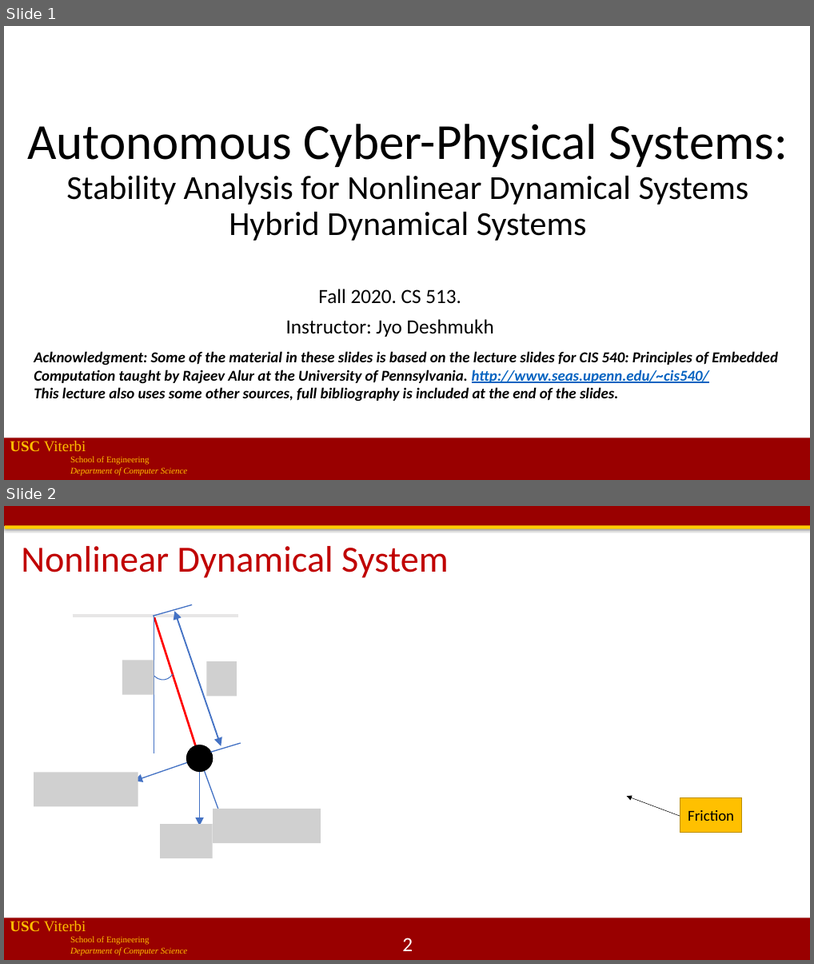
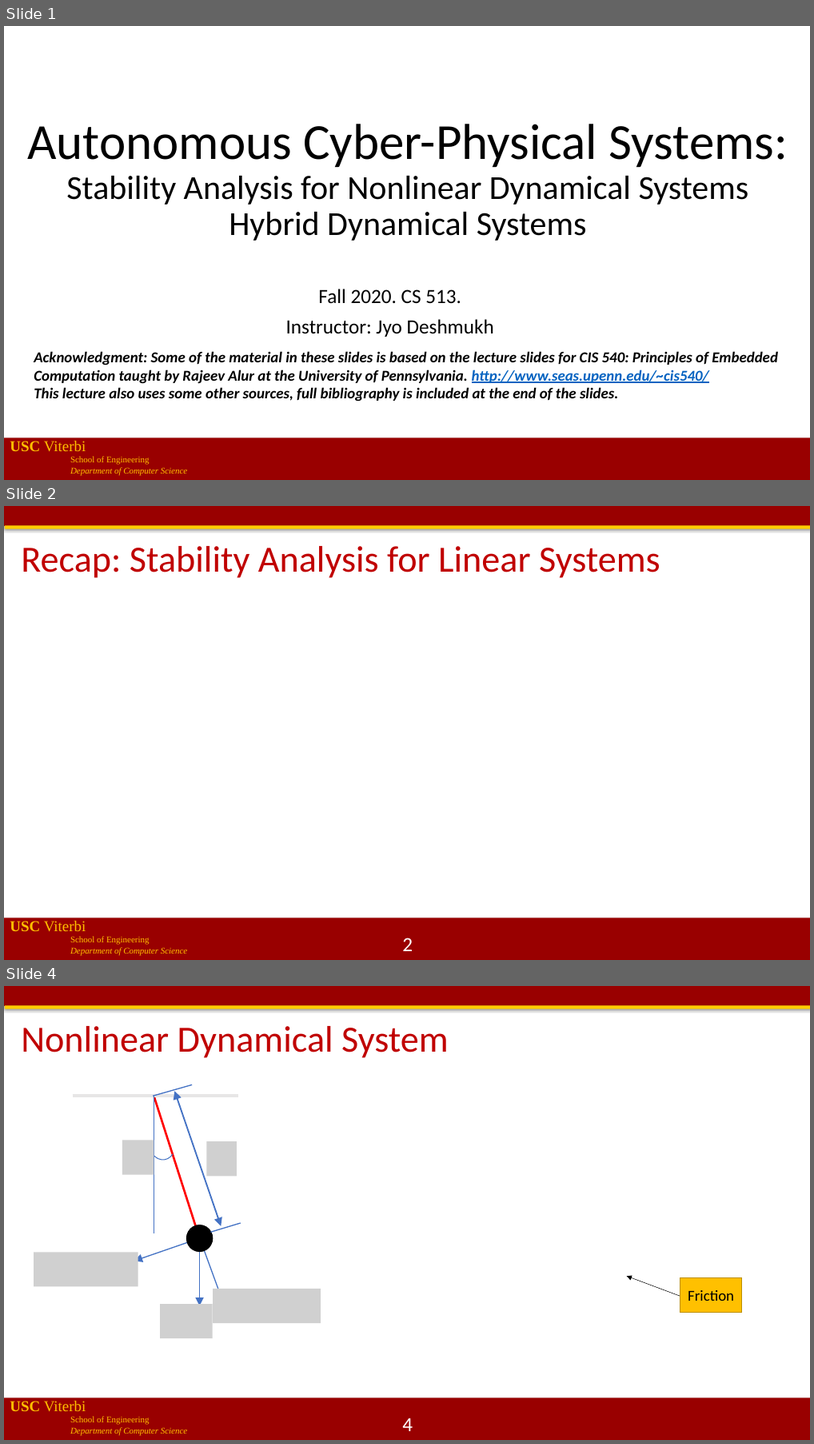
Before and after one commit to jdeshmukh/jdeshmukh.github.io, a slide deck: teaching/cs513-autocps-fall-2020/lecture4-Stability-Hybrid-Systems.pptx. Shown one above the other, each under a label of ours: slides 1 and 2 before the commit, slides 1, 2 and 4 after it; the slides between them are not shown. The pictures are 814x964 and 814x1444 pixels, drawn with LibreOffice and Linux fonts; fonts in the diff are those of the drawing; grey boxes stand for pictures; background and template pictures are left out. Boxes give left, top, right and bottom in pixels: in the first picture for what was removed or moved away, otherwise in the second. Text is boxed around its words. In the diff, an @@ line names an element or a change of style, - is before the commit and + after.

```diff
--- a/teaching/cs513-autocps-fall-2020/lecture4-Stability-Hybrid-Systems.pptx
+++ b/teaching/cs513-autocps-fall-2020/lecture4-Stability-Hybrid-Systems.pptx
@@ slide 2 added at box(4, 506, 810, 960), background #FFFFFF; not listed: 4 template elements that a slide beside it also shows @@
@@ title added at box(21, 546, 661, 578), 44 pt, text #C00000 @@
+Recap: Stability Analysis for Linear Systems
@@ page number added at box(402, 937, 413, 951), 24 pt, text #FFFFFF @@
+2
@@ what was slide 2 is now slide 4 @@
@@ page number at box(402, 1417, 413, 1431): text changed @@
-2
+4
```
Also in this commit, not shown: 2 slides changed, 2 other slides added, 2 other files.
